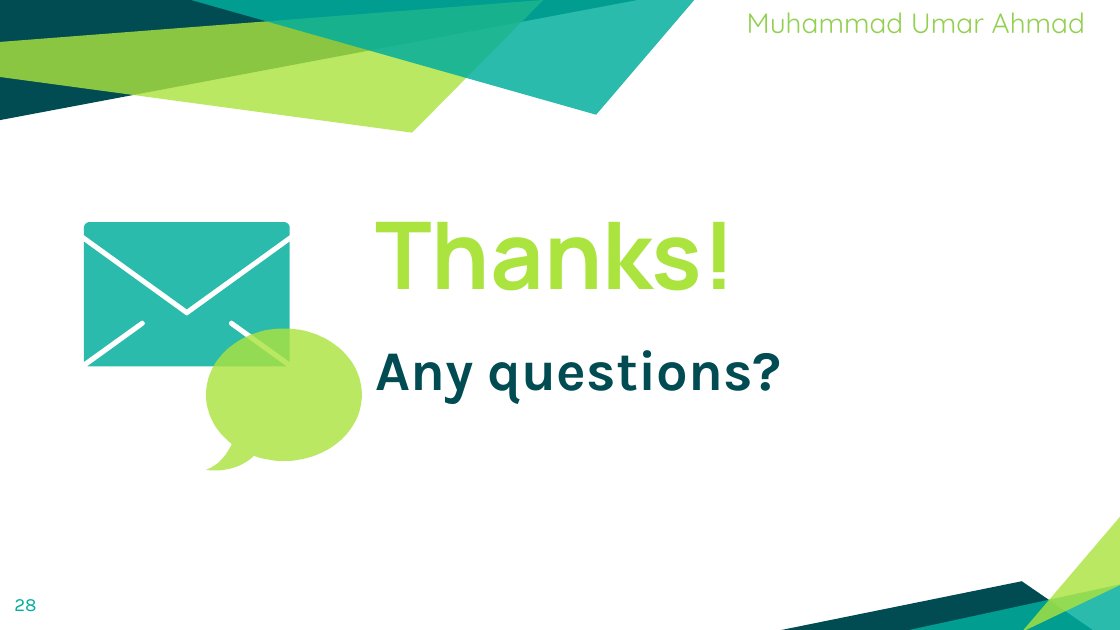
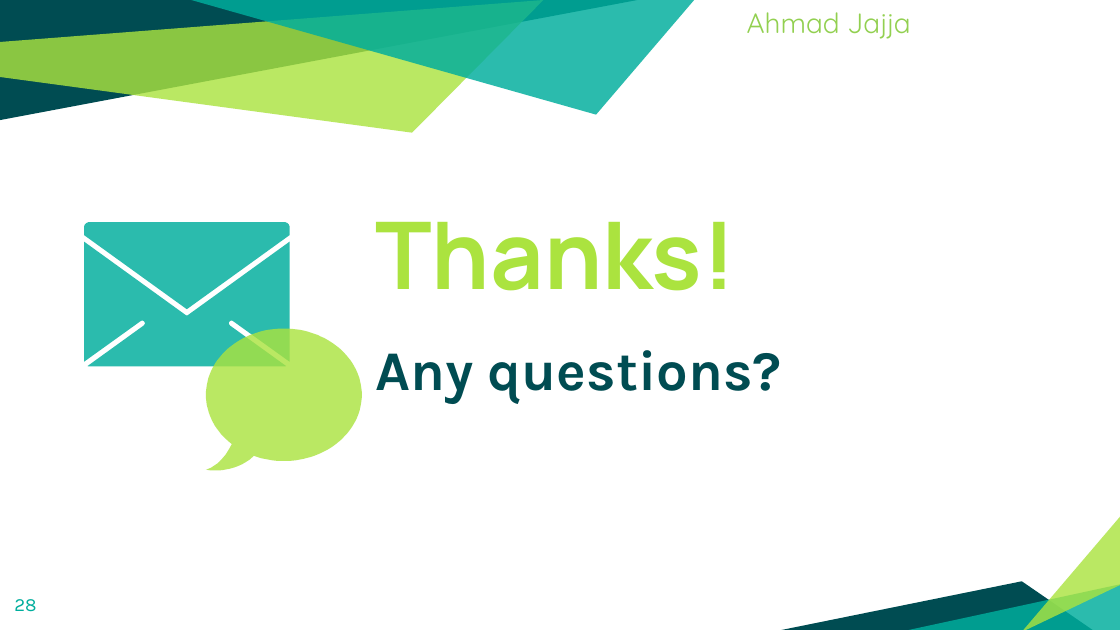
Before and after one commit to Ahmadjajja/WEB-3.0-and-Metaverse, a slide deck: slide 28 of Slides/Quarter 1/What is Metaverse.pptx. Drawn at 1120x630 pixels with LibreOffice and Linux fonts; fonts in the diff are those of the drawing. Boxes give left, top, right and bottom in pixels: in the first picture for what was removed or moved away, otherwise in the second. Text is boxed around its words. In the diff, an @@ line names an element or a change of style, - is before the commit and + after.

```diff
--- a/Slides/Quarter 1/What is Metaverse.pptx
+++ b/Slides/Quarter 1/What is Metaverse.pptx
@@ text at <box>747,12,910,39</box>: text changed @@
-Muhammad Umar Ahmad
+Ahmad Jajja
```
Also in this commit, not shown: 1 other slide changed, 1 slide added, 1 slide removed, 8 other files.
